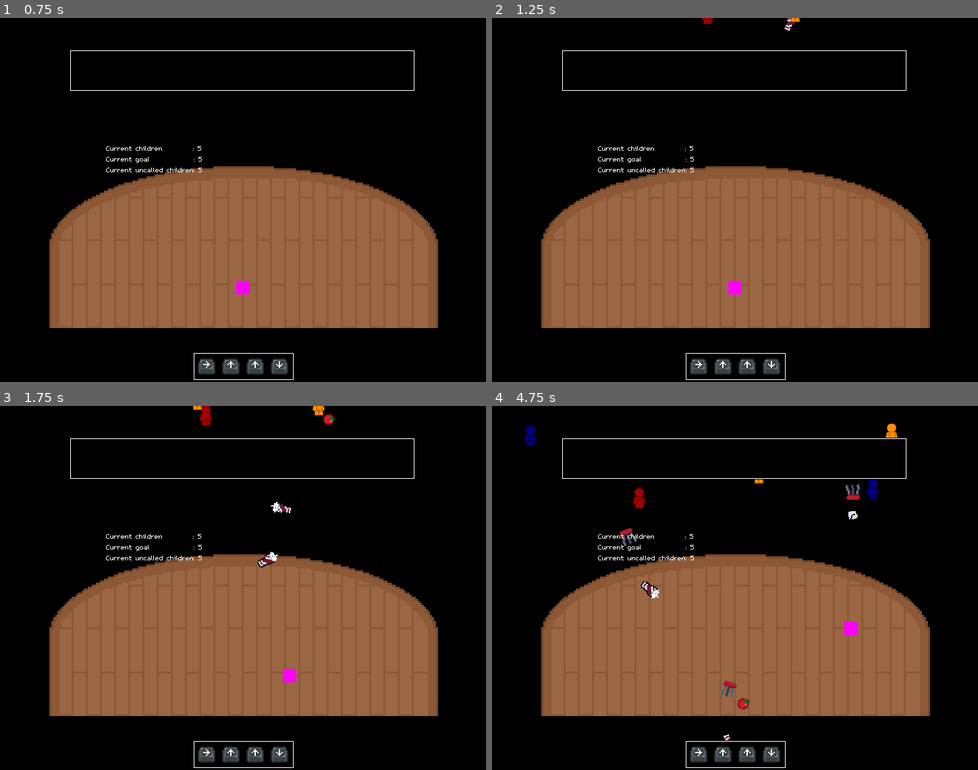
Above: before the commit, frames 1-4 (two rows, left to right).
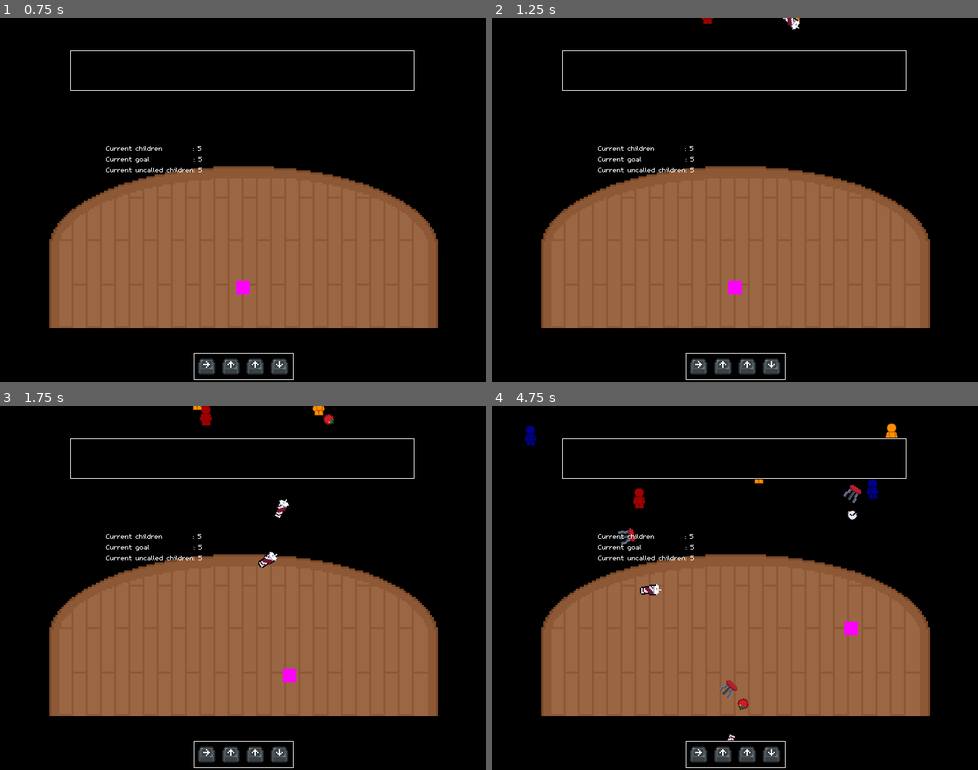
Above: after the commit, the same moments.

Repository: InRe-Dan/MiniJameGam34
Game: Godot game, scene res://menus/main_menu.tscn
The game is run twice, just before and just after one commit, with the same random seed, the same clock (stepped at 60 frames per second) and the same inputs.
Inputs:
- Up to frame 1 (0.75 s): click "Start" at 0.5 s
- Up to frame 2 (1.25 s): no input
- Up to frame 3 (1.75 s): hold D (move_right) from 1.28 s (still down)
- Up to frame 4 (4.75 s): release D (move_right) at 2.03 s; hold S (move_down) 2.03-2.78 s; hold D (move_right) 2.78-3.53 s; hold W (move_up) 3.53-4.28 s; hold A (move_left) from 4.28 s (still down)

Frame 1 is identical in both runs. In frame 2, less than 0.1% of the frame differs, in the area x 59-64%, y 0-4%; in frame 3, 0.2%; in frame 4, 0.5%, in the area x 25-76%, y 21-92%.

Commit message:
Minor graphics

Diff:
--- a/Hazard/Hazards/puddle.tscn
+++ b/Hazard/Hazards/puddle.tscn
@@ -13,6 +13,7 @@
 lingering = true
 
 [node name="Sprite2D" parent="." index="0"]
+modulate = Color(1, 1, 1, 0.784314)
 texture = ExtResource("2_rq7bg")
 
 [node name="CollisionShape2D" parent="." index="1"]
--- a/Hazard/hazard.gd
+++ b/Hazard/hazard.gd
@@ -21,6 +21,7 @@
 func _ready() -> void:
 	direction = position.direction_to(get_tree().get_first_node_in_group("main").scene_center.global_position)
 	velocity = direction * speed
+	rotation = randf() * 2 * PI
 
 
 ## Called every frame. 'delta' is the elapsed time since the previous frame.
--- a/Main/main.tscn
+++ b/Main/main.tscn
@@ -94,6 +94,7 @@
 [node name="Hazards" type="Node2D" parent="HazardManager"]
 
 [node name="Audience" type="Node2D" parent="HazardManager" node_paths=PackedStringArray("spawn_y_level", "debug_label")]
+z_index = -12
 position = Vector2(0, -1)
 script = ExtResource("4_8158h")
 spawn_y_level = NodePath("../../SpawnElevation")
@@ -130,6 +131,7 @@
 
 [node name="CollisionPolygon2D" type="CollisionPolygon2D" parent="Collision/Stage"]
 position = Vector2(0, -40)
+scale = Vector2(1.1, 1.1)
 polygon = PackedVector2Array(-280, 0, 280, 0, 280, -130, 260, -160, 200, -195, 80, -225, -80, -225, -200, -195, -260, -160, -280, -130)
 
 [node name="SpectatorArea" type="StaticBody2D" parent="Collision"]
